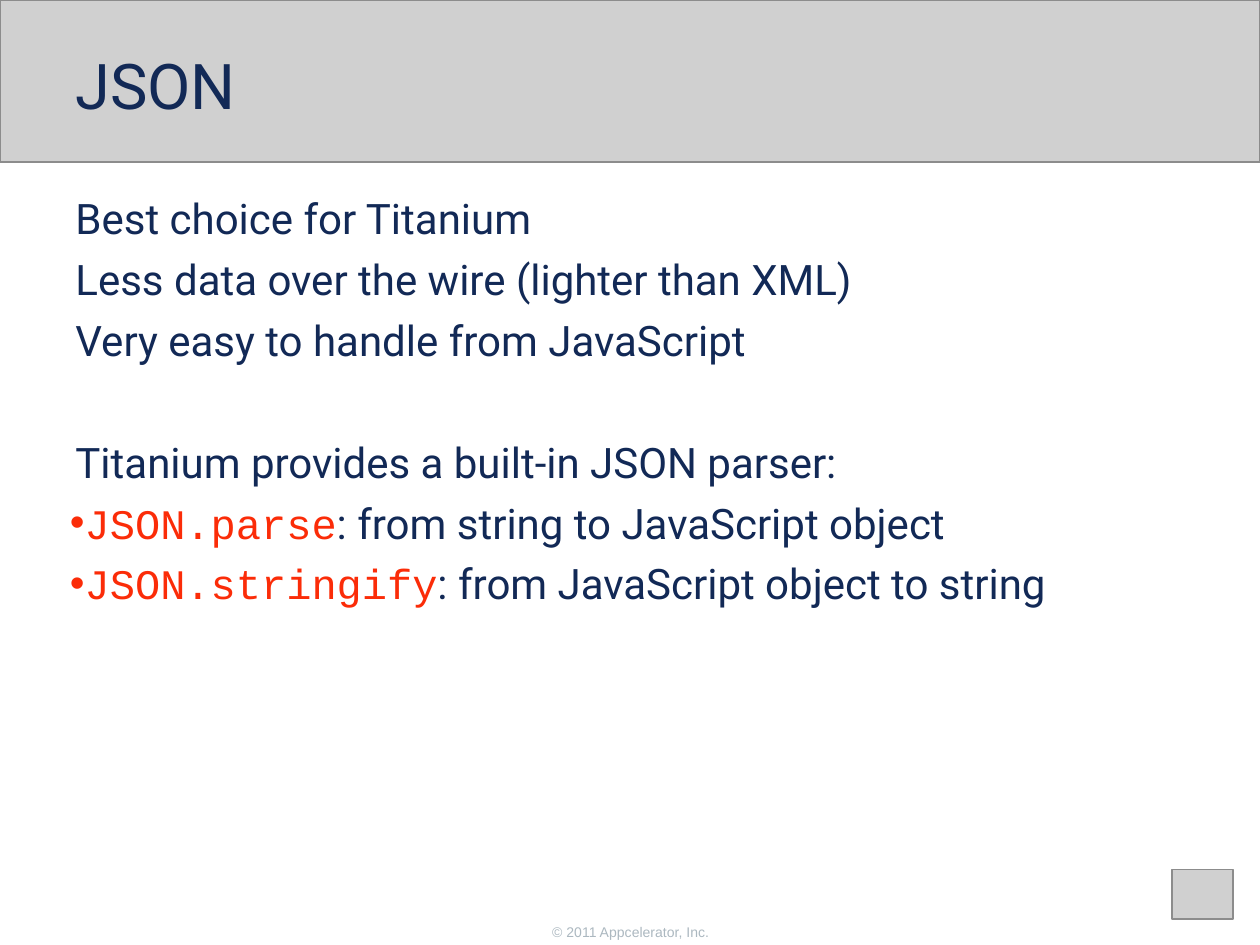
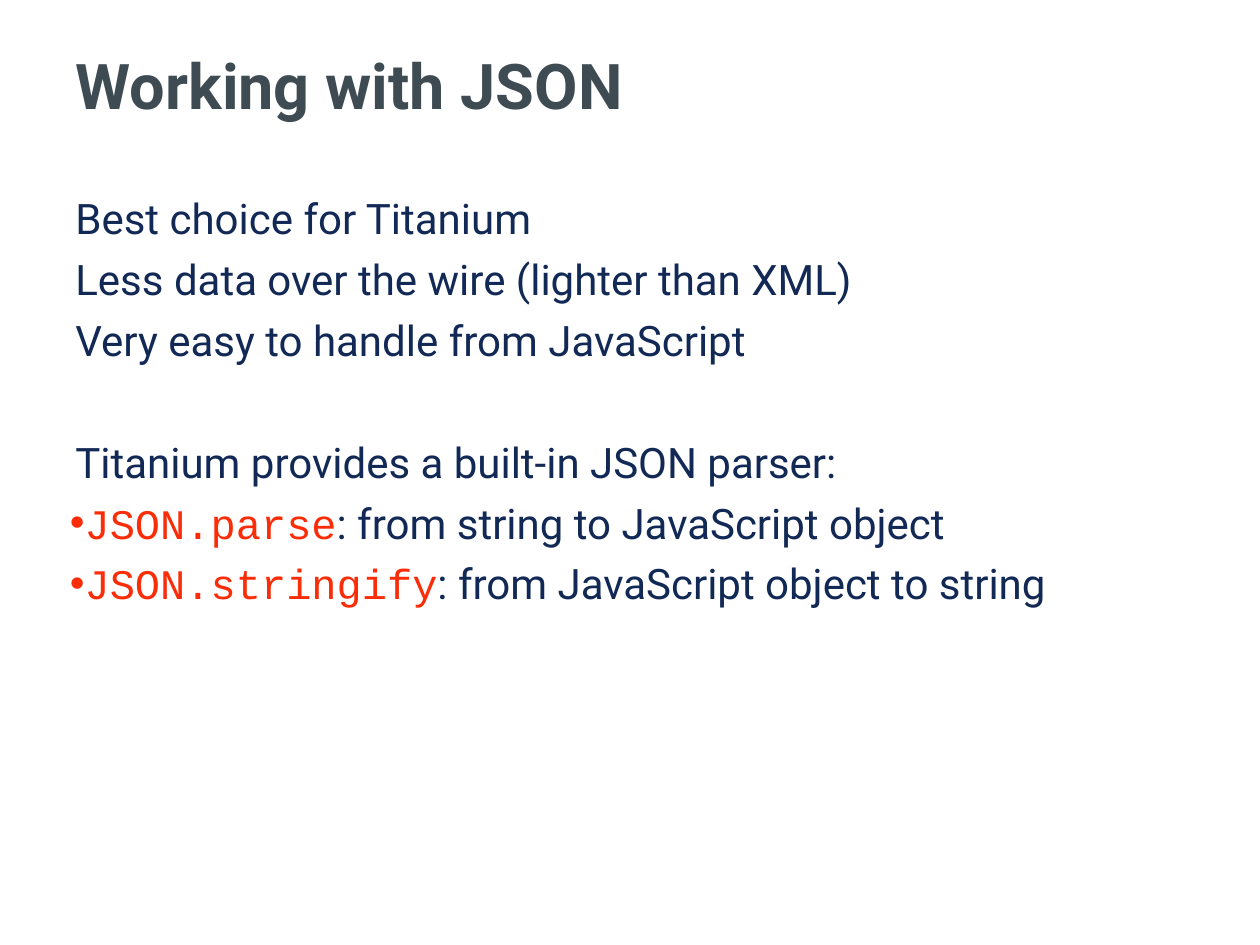
Before and after one commit to appcelerator-training-archive/tcad_certification, a slide deck: slide 12 of 260/260.ppt. Drawn at 1260x945 pixels with LibreOffice and Linux fonts; fonts in the diff are those of the drawing; grey boxes stand for pictures; background and template pictures are left out. Boxes give left, top, right and bottom in pixels: in the first picture for what was removed or moved away, otherwise in the second. Text is boxed around its words. In the diff, an @@ line names an element or a change of style, - is before the commit and + after.

```diff
--- a/260/260.ppt
+++ b/260/260.ppt
@@ picture removed at (0,0,1260,163) @@
@@ title at (76,61,623,122): text changed; text colour #122956 to #3F4B53; bold on @@
-JSON
+Working with JSON
@@ picture removed at (1172,869,1232,919) @@
@@ text removed at (566,927,709,940) @@
-© 2011 Appcelerator, Inc.
```
Also in this commit, not shown: 10 other slides changed, 8 slides added, 5 slides removed, 12 other files.
